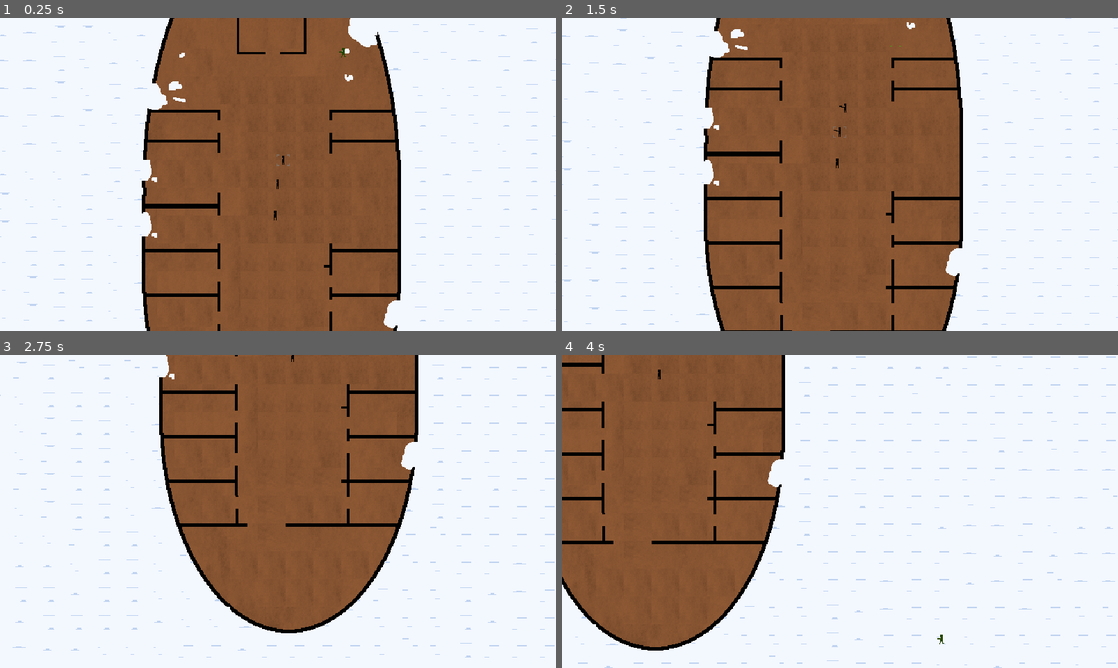
Above: before the commit, frames 1-4 (two rows, left to right).
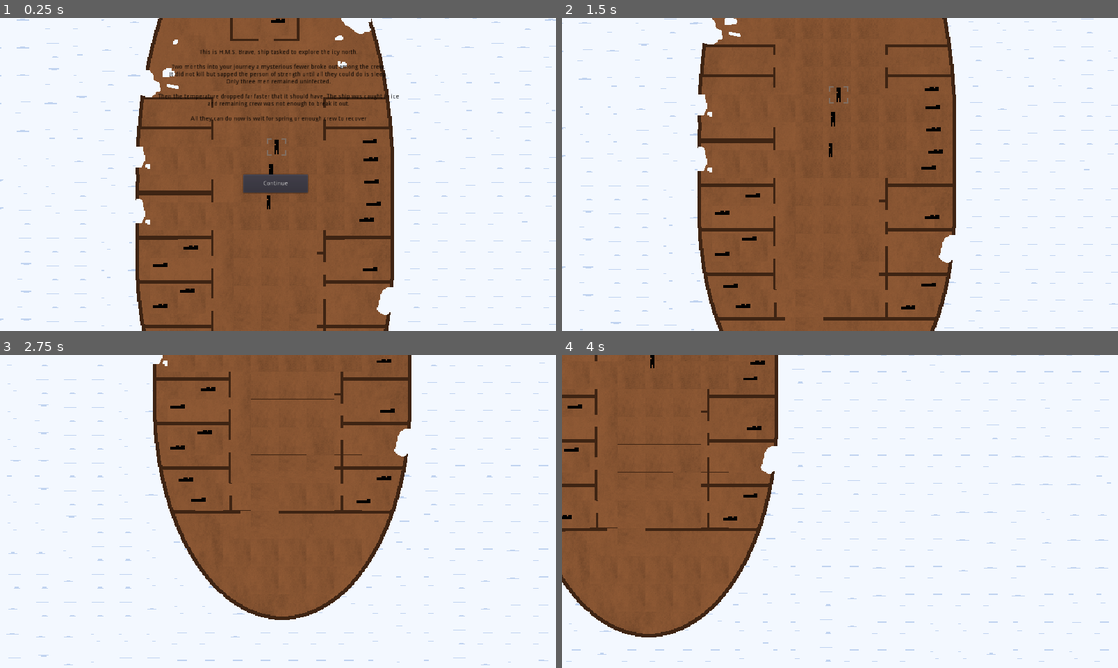
Above: after the commit, the same moments.

Repository: VPJPeltonen/Expedition-Doom
Game: Godot game, scene res://Scenes/Main.tscn
Two runs of this game, one before a commit and one after it. Both use one fixed random seed, a clock stepped at 60 frames per second and the inputs below.
Inputs (mouse positions are in pixels of both pictures, inside the frame that each line leads up to):
- Up to frame 1 (0.25 s): no input
- Up to frame 2 (1.5 s): click (840, 183) at 0.5 s, where only the run after the commit has a clickable "Continue"; tap Enter at 1.25 s; move the mouse to (845, 158) at 1.27 s; hold S (camera_down) from 1.28 s (still down); click (845, 158) at 1.42 s
- Up to frame 3 (2.75 s): move the mouse to (278, 370) at 2.02 s; release S (camera_down) at 2.03 s; tap A (camera_left) at 2.1 s; click (278, 370) at 2.17 s
- Up to frame 4 (4 s): tap Space at 2.75 s; move the mouse to (895, 442) at 2.77 s; hold D (camera_right) 2.78-3.53 s; click (895, 442) at 2.92 s; move the mouse to (812, 574) at 3.52 s; tap W (camera_up) at 3.6 s; click (812, 574) at 3.67 s

The runs differ from the first frame. In frame 1, 11% of the frame differs, in the area x 0-100%, y 0-100%; in frame 2, 9.6%; in frame 3, 9.4%; in frame 4, 8.6%.
Error before the commit: Invalid get index 'global_position' (on base: 'previously freed instance'). (res://Scripts/Crew.gd:41)

Commit message:
enemy spawning system and game data place. Also some UI

Diff:
--- a/Scenes/Characters/Crew.tscn
+++ b/Scenes/Characters/Crew.tscn
@@ -16,7 +16,7 @@
 
 [node name="Crew" type="Node2D"]
 position = Vector2( 340.088, 220.368 )
-scale = Vector2( 2, 2 )
+scale = Vector2( 3, 3 )
 script = ExtResource( 2 )
 Bullet_line = ExtResource( 3 )
 Blood_splatter = ExtResource( 6 )
@@ -52,6 +52,7 @@
 visible = false
 modulate = Color( 1, 1, 1, 0.607843 )
 frames = ExtResource( 5 )
+frame = 1
 playing = true
 [connection signal="animation_finished" from="Crew_sprite" to="." method="_on_Crew_sprite_animation_finished"]
 [connection signal="area_shape_entered" from="Attack_range" to="Attack_range" method="_on_Attack_range_area_shape_entered"]
--- a/Scenes/Characters/Monster.tscn
+++ b/Scenes/Characters/Monster.tscn
@@ -12,16 +12,18 @@
 radius = 3.95618
 height = 5.95596
 
-[node name="Monster" type="Node2D"]
+[node name="Monster" type="Node2D" groups=[
+"monster",
+]]
 position = Vector2( 803.109, 382.268 )
-scale = Vector2( 2, 2 )
+scale = Vector2( 3, 3 )
 script = ExtResource( 1 )
 Blood_splatter = ExtResource( 4 )
 
 [node name="Monster_sprite" type="AnimatedSprite" parent="."]
 z_index = 1
 frames = ExtResource( 2 )
-animation = "attack"
+animation = "inactive"
 playing = true
 
 [node name="Attack_range" type="Area2D" parent="."]
--- /dev/null
+++ b/Scenes/Characters/Sick_crewman.tscn
@@ -0,0 +1,27 @@
+[gd_scene load_steps=6 format=2]
+
+[ext_resource path="res://Scripts/Sick_crewman.gd" type="Script" id=1]
+[ext_resource path="res://Sprites/Sprite Frames/sleep_spriteframes.tres" type="SpriteFrames" id=2]
+[ext_resource path="res://Scenes/Effects/Human_blood_splatter.tscn" type="PackedScene" id=3]
+[ext_resource path="res://Scenes/Characters/dead_crew.tscn" type="PackedScene" id=4]
+
+[sub_resource type="RectangleShape2D" id=1]
+extents = Vector2( 6.17975, 2.17297 )
+
+[node name="Sick_crewman" type="AnimatedSprite"]
+position = Vector2( 1594.28, 1435.72 )
+scale = Vector2( 3, 3 )
+frames = ExtResource( 2 )
+frame = 1
+playing = true
+script = ExtResource( 1 )
+Blood_splatter = ExtResource( 3 )
+Corpse = ExtResource( 4 )
+
+[node name="Area2D" type="Area2D" parent="." groups=[
+"creature",
+"crew",
+]]
+
+[node name="CollisionShape2D" type="CollisionShape2D" parent="Area2D"]
+shape = SubResource( 1 )
--- /dev/null
+++ b/Scenes/Characters/dead_crew.tscn
@@ -0,0 +1,7 @@
+[gd_scene load_steps=2 format=2]
+
+[ext_resource path="res://Sprites/Crew/crew_dead.png" type="Texture" id=1]
+
+[node name="dead_crew" type="Sprite"]
+scale = Vector2( 3, 3 )
+texture = ExtResource( 1 )
--- a/Scenes/Main.tscn
+++ b/Scenes/Main.tscn
@@ -6,7 +6,9 @@
 [ext_resource path="res://Scenes/Characters/Monster.tscn" type="PackedScene" id=4]
 [ext_resource path="res://Scripts/Camera_controller.gd" type="Script" id=5]
 [ext_resource path="res://Scripts/Game.gd" type="Script" id=6]
+[ext_resource path="res://Scenes/UI.tscn" type="PackedScene" id=7]
 [ext_resource path="res://Scripts/Enemies.gd" type="Script" id=8]
+[ext_resource path="res://Scenes/Characters/Sick_crewman.tscn" type="PackedScene" id=9]
 [ext_resource path="res://Scripts/Player_characters.gd" type="Script" id=10]
 
 [node name="Node2D" type="Node2D"]
@@ -26,27 +28,45 @@
 
 [node name="Enemies" type="Node2D" parent="Pathfinder"]
 script = ExtResource( 8 )
+monster = ExtResource( 4 )
 
-[node name="Monster" parent="Pathfinder/Enemies" instance=ExtResource( 4 )]
-position = Vector2( -187.231, 1056.83 )
+[node name="Spawn_points" type="Node2D" parent="Pathfinder/Enemies"]
 
-[node name="Monster2" parent="Pathfinder/Enemies" instance=ExtResource( 4 )]
-position = Vector2( -152.77, 892.763 )
+[node name="Position2D" type="Position2D" parent="Pathfinder/Enemies/Spawn_points"]
+position = Vector2( -776, -528 )
 
-[node name="Monster3" parent="Pathfinder/Enemies" instance=ExtResource( 4 )]
-position = Vector2( -74.8587, 1006.63 )
+[node name="Position2D2" type="Position2D" parent="Pathfinder/Enemies/Spawn_points"]
+position = Vector2( -793.959, 693.239 )
 
-[node name="Monster4" parent="Pathfinder/Enemies" instance=ExtResource( 4 )]
-position = Vector2( 2819.04, 748.502 )
+[node name="Position2D3" type="Position2D" parent="Pathfinder/Enemies/Spawn_points"]
+position = Vector2( -758.041, 1788.76 )
 
-[node name="Monster5" parent="Pathfinder/Enemies" instance=ExtResource( 4 )]
-position = Vector2( 2903.69, 890.092 )
+[node name="Position2D4" type="Position2D" parent="Pathfinder/Enemies/Spawn_points"]
+position = Vector2( -695.183, 3027.96 )
 
-[node name="Monster6" parent="Pathfinder/Enemies" instance=ExtResource( 4 )]
-position = Vector2( 2536.08, 2123.84 )
+[node name="Position2D5" type="Position2D" parent="Pathfinder/Enemies/Spawn_points"]
+position = Vector2( 364.421, 3045.92 )
 
-[node name="Monster7" parent="Pathfinder/Enemies" instance=ExtResource( 4 )]
-position = Vector2( 1525.81, 870.745 )
+[node name="Position2D6" type="Position2D" parent="Pathfinder/Enemies/Spawn_points"]
+position = Vector2( 1765.25, 3072.86 )
+
+[node name="Position2D7" type="Position2D" parent="Pathfinder/Enemies/Spawn_points"]
+position = Vector2( 2995.47, 3063.88 )
+
+[node name="Position2D8" type="Position2D" parent="Pathfinder/Enemies/Spawn_points"]
+position = Vector2( 2995.47, 1941.42 )
+
+[node name="Position2D9" type="Position2D" parent="Pathfinder/Enemies/Spawn_points"]
+position = Vector2( 3031.39, 612.422 )
+
+[node name="Position2D10" type="Position2D" parent="Pathfinder/Enemies/Spawn_points"]
+position = Vector2( 3013.43, -510.04 )
+
+[node name="Position2D11" type="Position2D" parent="Pathfinder/Enemies/Spawn_points"]
+position = Vector2( 1980.77, -528 )
+
+[node name="Position2D12" type="Position2D" parent="Pathfinder/Enemies/Spawn_points"]
+position = Vector2( 490.136, -519.02 )
 
 [node name="Player_characters" type="Node2D" parent="Pathfinder"]
 script = ExtResource( 10 )
@@ -60,7 +80,96 @@
 [node name="Crew3" parent="Pathfinder/Player_characters" instance=ExtResource( 2 )]
 position = Vector2( 1360.66, 1280.6 )
 
+[node name="Sick_crew" type="Node2D" parent="Pathfinder/Player_characters"]
+
+[node name="Sick_crewman" parent="Pathfinder/Player_characters/Sick_crew" instance=ExtResource( 9 )]
+frame = 0
+
+[node name="Sick_crewman2" parent="Pathfinder/Player_characters/Sick_crew" instance=ExtResource( 9 )]
+position = Vector2( 1585.79, 1591.28 )
+frame = 0
+
+[node name="Sick_crewman4" parent="Pathfinder/Player_characters/Sick_crew" instance=ExtResource( 9 )]
+position = Vector2( 1158.68, 1640.42 )
+frame = 0
+
+[node name="Sick_crewman5" parent="Pathfinder/Player_characters/Sick_crew" instance=ExtResource( 9 )]
+position = Vector2( 1129.7, 1593.8 )
+frame = 0
+
+[node name="Sick_crewman6" parent="Pathfinder/Player_characters/Sick_crew" instance=ExtResource( 9 )]
+position = Vector2( 1110.8, 1520.73 )
+frame = 0
+
+[node name="Sick_crewman7" parent="Pathfinder/Player_characters/Sick_crew" instance=ExtResource( 9 )]
+position = Vector2( 1173.8, 1485.45 )
+frame = 0
+
+[node name="Sick_crewman8" parent="Pathfinder/Player_characters/Sick_crew" instance=ExtResource( 9 )]
+position = Vector2( 1110.8, 1426.23 )
+frame = 0
+
+[node name="Sick_crewman9" parent="Pathfinder/Player_characters/Sick_crew" instance=ExtResource( 9 )]
+position = Vector2( 1181.36, 1385.92 )
+frame = 0
+
+[node name="Sick_crewman10" parent="Pathfinder/Player_characters/Sick_crew" instance=ExtResource( 9 )]
+position = Vector2( 1593.35, 1141.49 )
+frame = 0
+
+[node name="Sick_crewman11" parent="Pathfinder/Player_characters/Sick_crew" instance=ExtResource( 9 )]
+position = Vector2( 1595.87, 1183.07 )
+frame = 0
+
+[node name="Sick_crewman12" parent="Pathfinder/Player_characters/Sick_crew" instance=ExtResource( 9 )]
+position = Vector2( 1597.13, 1233.47 )
+frame = 0
+
+[node name="Sick_crewman13" parent="Pathfinder/Player_characters/Sick_crew" instance=ExtResource( 9 )]
+position = Vector2( 1602.17, 1285.12 )
+frame = 0
+
+[node name="Sick_crewman14" parent="Pathfinder/Player_characters/Sick_crew" instance=ExtResource( 9 )]
+position = Vector2( 1585.79, 1321.66 )
+frame = 0
+
+[node name="Sick_crewman15" parent="Pathfinder/Player_characters/Sick_crew" instance=ExtResource( 9 )]
+position = Vector2( 1375.57, 775.078 )
+frame = 0
+
+[node name="Sick_crewman16" parent="Pathfinder/Player_characters/Sick_crew" instance=ExtResource( 9 )]
+position = Vector2( 1309.98, 768.351 )
+frame = 0
+
+[node name="Sick_crewman17" parent="Pathfinder/Player_characters/Sick_crew" instance=ExtResource( 9 )]
+position = Vector2( 1306.62, 823.85 )
+frame = 0
+
+[node name="Sick_crewman18" parent="Pathfinder/Player_characters/Sick_crew" instance=ExtResource( 9 )]
+position = Vector2( 1382.3, 864.213 )
+frame = 0
+
+[node name="Sick_crewman19" parent="Pathfinder/Player_characters/Sick_crew" instance=ExtResource( 9 )]
+position = Vector2( 1173.75, 785.169 )
+frame = 0
+
+[node name="Sick_crewman20" parent="Pathfinder/Player_characters/Sick_crew" instance=ExtResource( 9 )]
+position = Vector2( 1151.89, 845.713 )
+frame = 0
+
+[node name="Sick_crewman21" parent="Pathfinder/Player_characters/Sick_crew" instance=ExtResource( 9 )]
+position = Vector2( 1409.21, 642.216 )
+frame = 0
+
+[node name="Sick_crewman3" parent="Pathfinder/Player_characters/Sick_crew" instance=ExtResource( 9 )]
+position = Vector2( 1539.13, 1643.61 )
+frame = 0
+
 [node name="Camera2D" type="Camera2D" parent="."]
-position = Vector2( 1366.98, 1186.28 )
+position = Vector2( 1382.17, 1216.4 )
 current = true
 script = ExtResource( 5 )
+
+[node name="UI" parent="Camera2D" instance=ExtResource( 7 )]
+follow_viewport_enable = false
+[connection signal="start_game" from="Camera2D/UI" to="Pathfinder/Enemies" method="_on_UI_start_game"]
--- /dev/null
+++ b/Scenes/UI.tscn
@@ -0,0 +1,104 @@
+[gd_scene load_steps=2 format=2]
+
+[ext_resource path="res://Scripts/UI.gd" type="Script" id=1]
+
+[node name="CanvasLayer" type="CanvasLayer"]
+layer = 2
+follow_viewport_enable = true
+script = ExtResource( 1 )
+
+[node name="Start_view" type="Node2D" parent="."]
+
+[node name="Label" type="Label" parent="Start_view"]
+anchor_left = 0.5
+anchor_top = 0.1
+anchor_right = 0.5
+anchor_bottom = 0.1
+margin_left = 311.0
+margin_top = 72.0
+margin_right = 972.0
+margin_bottom = 564.0
+custom_colors/font_color = Color( 0, 0, 0, 1 )
+custom_colors/font_outline_modulate = Color( 1, 1, 1, 1 )
+text = "This is H.M.S. Brave, ship tasked to explore the icy north.
+
+Two months into your journey a mysterious fewer broke out among the crew.
+It did not kill but sapped the person of strength until all they could do is sleep.
+Only three men remained uninfected.
+
+Then the temperature dropped far faster that it should have. The ship was caught in ice
+and remaining crew was not enough to break it out.
+
+All they can do now is wait for spring or enough crew to recover
+"
+align = 1
+__meta__ = {
+"_edit_use_anchors_": false
+}
+
+[node name="Continue_button" type="Button" parent="Start_view"]
+anchor_left = 0.5
+anchor_top = 0.5
+anchor_right = 0.5
+anchor_bottom = 0.5
+margin_left = 560.0
+margin_top = 360.0
+margin_right = 709.0
+margin_bottom = 402.0
+__meta__ = {
+"_edit_use_anchors_": false
+}
+
+[node name="Label" type="Label" parent="Start_view/Continue_button"]
+margin_right = 150.0
+margin_bottom = 43.0
+text = "Continue"
+align = 1
+valign = 1
+__meta__ = {
+"_edit_use_anchors_": false
+}
+
+[node name="Win_view" type="Node2D" parent="."]
+visible = false
+
+[node name="Label" type="Label" parent="Win_view"]
+anchor_left = 0.5
+anchor_top = 0.1
+anchor_right = 0.5
+anchor_bottom = 0.1
+margin_left = 311.0
+margin_top = 72.0
+margin_right = 972.0
+margin_bottom = 564.0
+custom_colors/font_color = Color( 0, 0, 0, 1 )
+custom_colors/font_outline_modulate = Color( 1, 1, 1, 1 )
+text = "Yay you won"
+align = 1
+__meta__ = {
+"_edit_use_anchors_": false
+}
+
+[node name="Continue_button" type="Button" parent="Win_view"]
+anchor_left = 0.5
+anchor_top = 0.5
+anchor_right = 0.5
+anchor_bottom = 0.5
+margin_left = 560.0
+margin_top = 360.0
+margin_right = 709.0
+margin_bottom = 402.0
+__meta__ = {
+"_edit_use_anchors_": false
+}
+
+[node name="Label" type="Label" parent="Win_view/Continue_button"]
+margin_right = 150.0
+margin_bottom = 43.0
+text = "Continue"
+align = 1
+valign = 1
+__meta__ = {
+"_edit_use_anchors_": false
+}
+[connection signal="pressed" from="Start_view/Continue_button" to="." method="_on_Continue_button_pressed"]
--- a/Scripts/Crew.gd
+++ b/Scripts/Crew.gd
@@ -30,8 +30,6 @@
 func shoot():
 	if !shot_ready or current_target == null:
 		return
-
-
 
 	var bulletpath = PoolVector2Array()
 	if $Crew_sprite.scale.x == 1:
--- a/Scripts/Enemies.gd
+++ b/Scripts/Enemies.gd
@@ -2,14 +2,41 @@
 
 signal enemy_dead(enemy)
 
+export (PackedScene) var monster
+
 onready var crewmen = get_parent().get_node("Player_characters")
+onready var main = get_parent().get_parent()
+onready var spawn_points = $Spawn_points.get_children()
 
-# Called when the node enters the scene tree for the first time.
-func _ready():
-	pass # Replace with function body.
+var monster_phase = false
+var rng = RandomNumberGenerator.new()
+var spawn_amounts = [2,3,3,5]
+var spawn_groups = [3,3,4,4]
+
+func _process(delta):
+	if !monster_phase:
+		return
+	var monsters = get_children()
+	if monsters.size() <= 1:
+		main.monsters_killed()
+		monster_phase = false
 
 func enemy_died(enemy):
 	emit_signal("enemy_dead",enemy)
 
 func get_closest_target(hunter):
 	return crewmen.get_closest_character(hunter)
+
+func _on_UI_start_game():
+	var night = GameData.current_night
+	rng.randomize()
+	for i in range(0,spawn_groups[night]):
+		var spawn_pos = spawn_points[rng.randi_range(0,spawn_points.size()-1)].global_position
+		for j in range (0,spawn_amounts[night]):
+			print("monster spawned")
+			var m = monster.instance()
+			add_child(m)
+
+			var offset = Vector2(rng.randi_range(-50,50),rng.randi_range(-50,50))
+			m.global_position = spawn_pos+offset
+	monster_phase = true
--- a/Scripts/Game.gd
+++ b/Scripts/Game.gd
@@ -1,16 +1,6 @@
 extends Node2D
 
+onready var UI = $Camera2D/UI
 
-# Declare member variables here. Examples:
-# var a = 2
-# var b = "text"
-
-
-# Called when the node enters the scene tree for the first time.
-func _ready():
-	pass # Replace with function body.
-
-
-# Called every frame. 'delta' is the elapsed time since the previous frame.
-#func _process(delta):
-#	pass
+func monsters_killed():
+	UI.show_win()
--- /dev/null
+++ b/Scripts/GameData.gd
@@ -0,0 +1,3 @@
+extends Node
+
+var current_night = 0
--- a/Scripts/Player_characters.gd
+++ b/Scripts/Player_characters.gd
@@ -2,6 +2,7 @@
 
 onready var selected_character = $Crew
 onready var characters = [$Crew,$Crew2,$Crew3]
+onready var sick_characters = $Sick_crew.get_children()
 
 func _ready():
 	selected_character.select(true)
@@ -20,6 +21,12 @@
 		if temp_dist < dist:
 			dist = temp_dist
 			closest_char = crewman
+	sick_characters = $Sick_crew.get_children()
+	for sick_crewman in sick_characters:
+		var temp_dist = from.global_position.distance_to(sick_crewman.global_position)
+		if temp_dist < dist:
+			dist = temp_dist
+			closest_char = sick_crewman
 	return closest_char
 
 func crewman_dead(crewman):
--- /dev/null
+++ b/Scripts/Sick_crewman.gd
@@ -0,0 +1,28 @@
+extends AnimatedSprite
+
+export (PackedScene) var Blood_splatter
+export (PackedScene) var Corpse
+
+var rng = RandomNumberGenerator.new()
+var health = 1
+var state
+
+# Called when the node enters the scene tree for the first time.
+func _ready():
+	rng.randomize()
+	frame = rng.randi_range(0,1)
+
+func damage(damage_done):
+	var b = Blood_splatter.instance()
+	get_parent().get_parent().get_parent().get_parent().add_child(b)
+	b.global_position = global_position
+	health -= damage_done
+	if health <= 0:
+		var c = Corpse.instance()
+		get_parent().get_parent().get_parent().get_parent().add_child(c)
+		c.global_position = global_position
+		queue_free()
+
+func change_state(new_state):
+	state = new_state
+	set_animation(new_state)
--- /dev/null
+++ b/Scripts/UI.gd
@@ -0,0 +1,10 @@
+extends CanvasLayer
+
+signal start_game
+
+func show_win():
+	$Win_view.show()
+
+func _on_Continue_button_pressed():
+	$Start_view.hide()
+	emit_signal("start_game")
--- /dev/null
+++ b/Sprites/Sprite Frames/sleep_spriteframes.tres
@@ -0,0 +1,12 @@
+[gd_resource type="SpriteFrames" load_steps=3 format=2]
+
+[ext_resource path="res://Sprites/Crew/crew_sleep.png" type="Texture" id=1]
+[ext_resource path="res://Sprites/Crew/crew_sleep2.png" type="Texture" id=2]
+
+[resource]
+animations = [ {
+"frames": [ ExtResource( 1 ), ExtResource( 2 ) ],
+"loop": true,
+"name": "default",
+"speed": 1.0
+} ]
--- a/Sprites/Sprite Frames/thing_spriteframes.tres
+++ b/Sprites/Sprite Frames/thing_spriteframes.tres
@@ -12,9 +12,9 @@
 "name": "default",
 "speed": 5.0
 }, {
-"frames": [ ExtResource( 2 ), ExtResource( 1 ) ],
+"frames": [ ExtResource( 2 ), ExtResource( 3 ) ],
 "loop": true,
-"name": "walk",
+"name": "attack",
 "speed": 5.0
 }, {
 "frames": [ ExtResource( 2 ), ExtResource( 4 ), ExtResource( 4 ) ],
@@ -22,8 +22,13 @@
 "name": "die",
 "speed": 5.0
 }, {
-"frames": [ ExtResource( 2 ), ExtResource( 3 ) ],
+"frames": [ ExtResource( 2 ), ExtResource( 1 ) ],
 "loop": true,
-"name": "attack",
+"name": "walk",
+"speed": 5.0
+}, {
+"frames": [ ExtResource( 2 ) ],
+"loop": true,
+"name": "inactive",
 "speed": 5.0
 } ]
--- a/project.godot
+++ b/project.godot
@@ -19,6 +19,10 @@
 run/main_scene="res://Scenes/Main.tscn"
 boot_splash/bg_color=Color( 1, 1, 1, 1 )
 config/icon="res://Sprites/logo.png"
+
+[autoload]
+
+GameData="*res://Scripts/GameData.gd"
 
 [display]
 
Not shown: 1 places in Scenes/Main.tscn that only renumber resources
Binary file changed: Sprites/Crew/crew_dead.png
Binary file added: Sprites/Crew/crew_sleep.png
Not shown, added: Sprites/Crew/crew_sleep.png.import
Binary file added: Sprites/Crew/crew_sleep2.png
Not shown, added: Sprites/Crew/crew_sleep2.png.import
Binary file changed: Sprites/Enviroment/ship.png
Binary file added: Sprites/Monsters/monster_dead.png
Not shown, added: Sprites/Monsters/monster_dead.png.import
